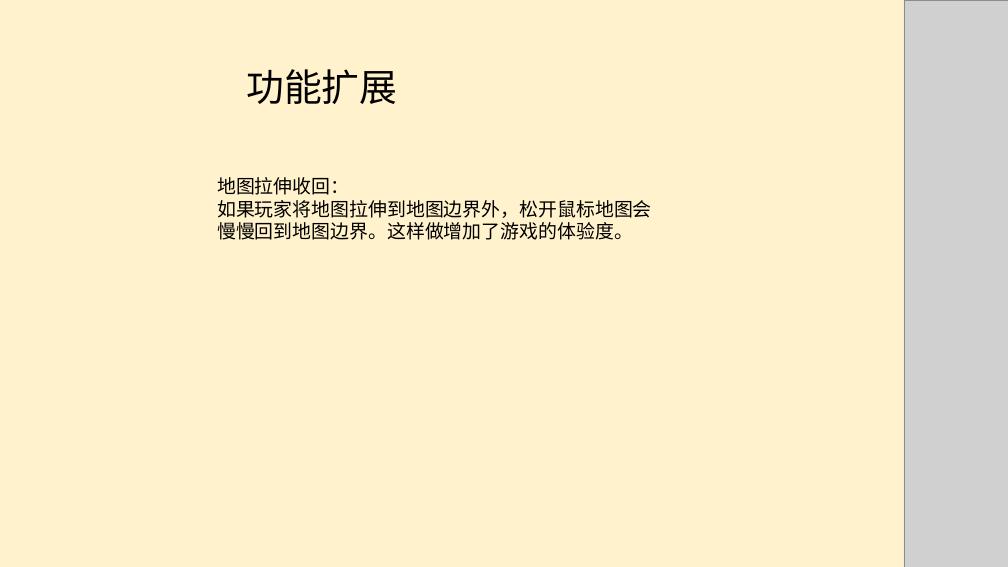
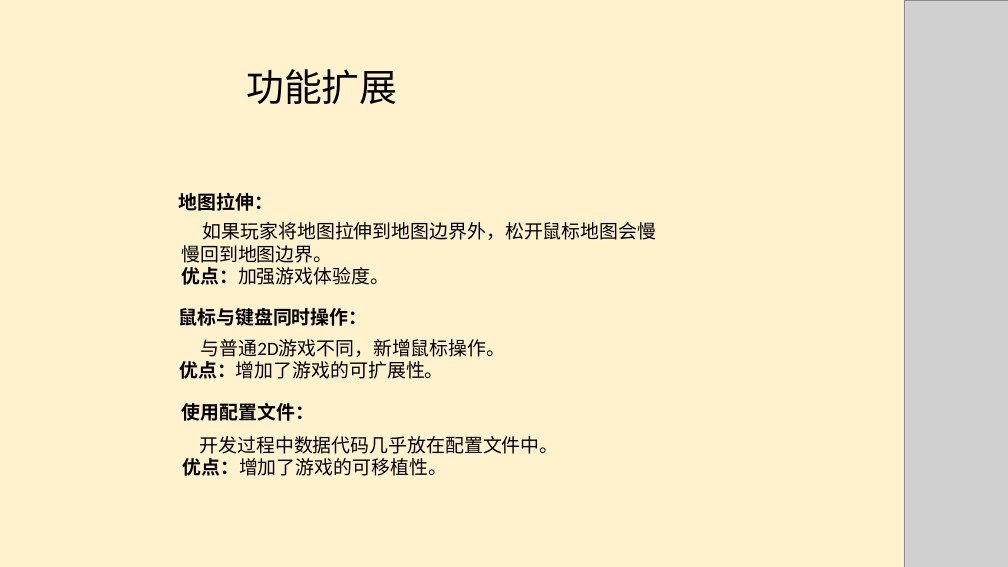
Before and after one commit to CatherineIsNotHere/MyStudyProject, a slide deck: slide 6 of huiZhongLesson/答辩文件/天津软件1班_2D游戏_柴彧_百战天虫/百战天虫.pptx. Drawn at 1008x567 pixels with LibreOffice and Linux fonts; fonts in the diff are those of the drawing; grey boxes stand for pictures. Boxes give left, top, right and bottom in pixels: in the first picture for what was removed or moved away, otherwise in the second. Text is boxed around its words. In the diff, an @@ line names an element or a change of style, - is before the commit and + after.

Commit message:
20180801
ppt

```diff
--- a/huiZhongLesson/答辩文件/天津软件1班_2D游戏_柴彧_百战天虫/百战天虫.pptx
+++ b/huiZhongLesson/答辩文件/天津软件1班_2D游戏_柴彧_百战天虫/百战天虫.pptx
@@ text added at (178, 192, 272, 211), 18 pt, text #000000, bold @@
+地图拉伸：
@@ text at (181, 222, 657, 285): text changed @@
-地图拉伸收回：
-如果玩家将地图拉伸到地图边界外，松开鼠标地图会慢慢回到地图边界。这样做增加了游戏的体验度。
+如果玩家将地图拉伸到地图边界外，松开鼠标地图会慢慢回到地图边界。
+优点：加强游戏体验度。
@@ text added at (179, 308, 368, 326), 18 pt, text #000000, bold @@
+鼠标与键盘同时操作：
@@ text added at (179, 339, 506, 379), 18 pt, text #000000 @@
+与普通2D游戏不同，新增鼠标操作。
+优点：增加了游戏的可扩展性。
@@ text added at (182, 403, 314, 421), 18 pt, text #000000, bold @@
+使用配置文件：
@@ text added at (182, 436, 559, 476), 18 pt, text #000000 @@
+开发过程中数据代码几乎放在配置文件中。
+优点：增加了游戏的可移植性。
```
Also in this commit, not shown: 4 other slides changed, 53 other files.
